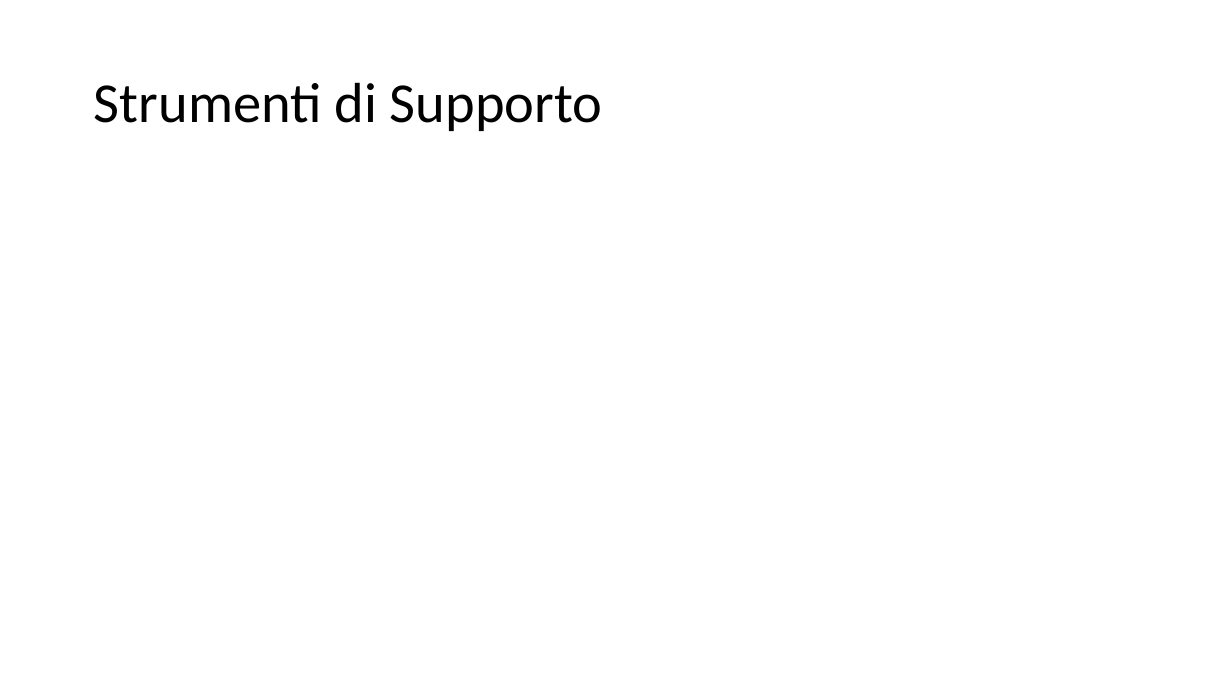
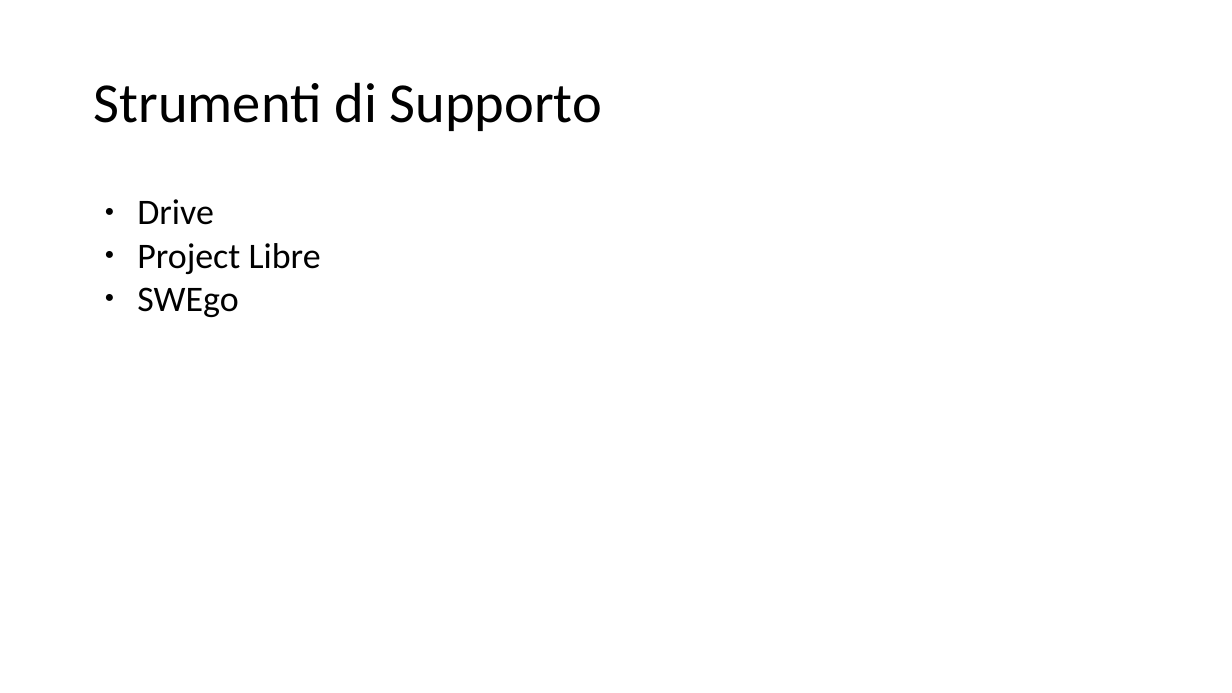
Before and after one commit to KaleidosCodeTeam/SWEDesigner, a slide deck: slide 5 of Presentazione/KaleidosCode - NdP.pptx (slide 4 before the commit). Drawn at 1232x693 pixels with LibreOffice and Linux fonts; fonts in the diff are those of the drawing. Boxes give left, top, right and bottom in pixels: in the first picture for what was removed or moved away, otherwise in the second. Text is boxed around its words. In the diff, an @@ line names an element or a change of style, - is before the commit and + after.

```diff
--- a/Presentazione/KaleidosCode - NdP.pptx
+++ b/Presentazione/KaleidosCode - NdP.pptx
@@ text added at (137, 199, 321, 317), 28 pt, text #000000 @@
+● Drive
+● Project Libre
+● SWEgo
```
Also in this commit, not shown: 4 other slides changed, 1 other file.
